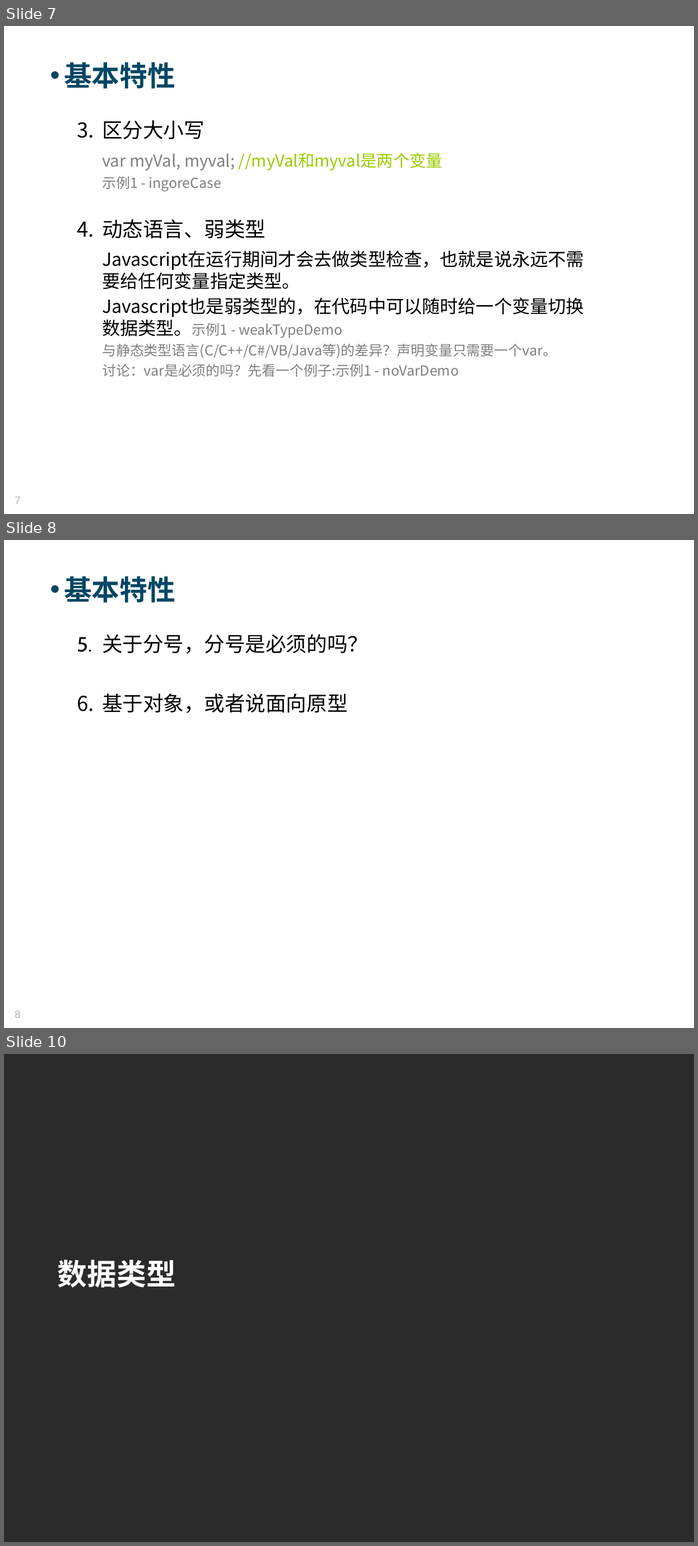
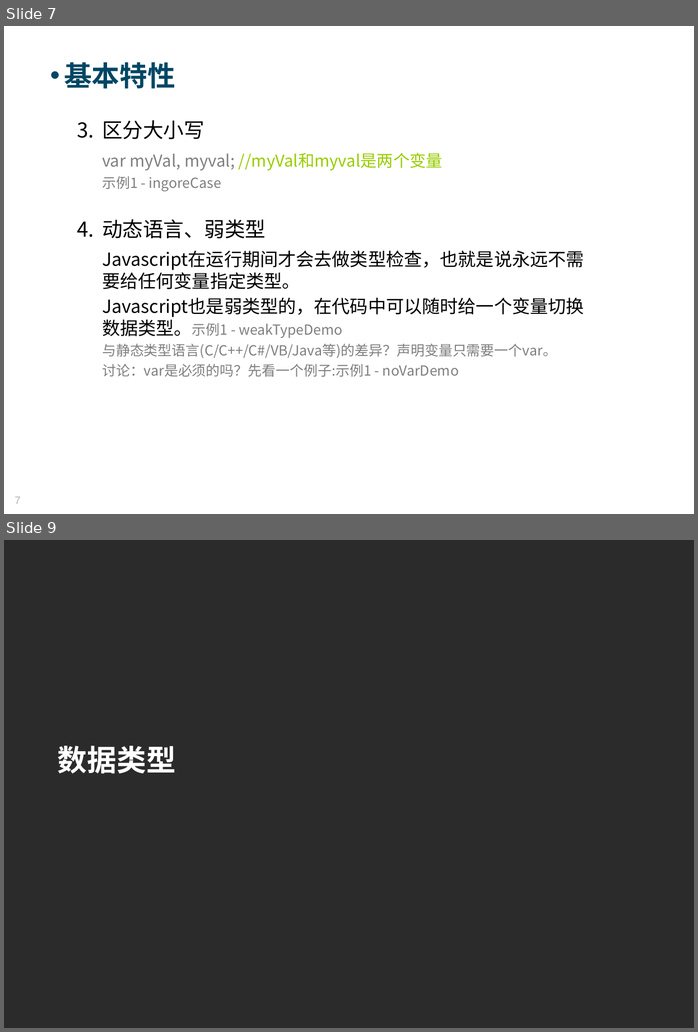
Before and after one commit to Moses824/Train-Javascript-Basic, a slide deck: Train_Javascript_Basic.ppt. Shown one above the other, each under a label of ours: slides 7, 8 and 10 before the commit, slides 7 and 9 after it; the slides between them are not shown. The pictures are 698x1546 and 698x1032 pixels, drawn with LibreOffice and Linux fonts; fonts in the diff are those of the drawing; background and template pictures are left out; a plain dark background stands for a picture behind light text. Boxes give left, top, right and bottom in pixels: in the first picture for what was removed or moved away, otherwise in the second. Text is boxed around its words. In the diff, an @@ line names an element or a change of style, - is before the commit and + after.

```diff
--- a/Train_Javascript_Basic.ppt
+++ b/Train_Javascript_Basic.ppt
@@ slide 8 removed at [4,540,694,1028], background picture (left out) @@
@@ text removed at [64,576,175,603] @@
-• 基本特性
@@ text removed at [77,634,368,713] @@
-5. 关于分号，分号是必须的吗？
-6. 基于对象，或者说面向原型
@@ page number removed at [15,1010,21,1018] @@
-8
@@ what was slide 10 is now slide 9 @@
```
Also in this commit, not shown: 2 slides changed, 5 slides added, 1 other slide removed, 1 other file.
